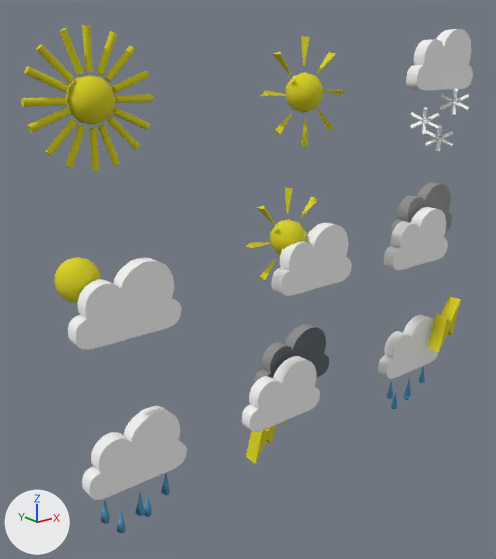
What one commit did to the glTF model snow.glb.
Camera for both pictures: a 50 mm camera at (-75.1, -200.8, 132.7) aimed at (21.4, -80.3, 84.5). The axes (+X, +Y, +Z) are drawn at lower left. The lights are the same throughout. Where no turn or scale is listed for an object, it has been applied to the vertices.

Objects in the first picture: 'cloud_cloud_0', 'cloudly_cloudly_0', 'lighting_lighting_0', 'rain_lighting_rain&lighting_0', 'rain_rain_0', 'snow_snow_0', 'sun_2_sun_2.3_0', 'sun_3_sun_3_0', 'sun_cloud_sun&cloud_0', 'sun_sun.1_0'.
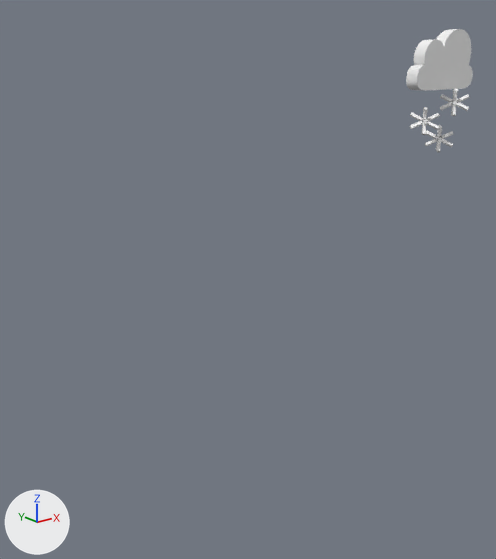
The newer file is also turned or shifted as a whole; pictures and numbers use the older file's frame.

Diff of the bpy script that builds the scene:
```diff
--- a/snow.glb.py
+++ b/snow.glb.py
@@ ob_cloud_cloud_0 @@
-ob_cloud_cloud_0 = bpy.data.objects.new('cloud_cloud_0', me_cloud_cloud_0)
-ob_cloud_cloud_0.location = (-16.3, -89.0, 89.9)
@@ ob_cloudly_cloudly_0 @@
-ob_cloudly_cloudly_0 = bpy.data.objects.new('cloudly_cloudly_0', me_cloudly_cloudly_0)
-ob_cloudly_cloudly_0.location = (75.7, -86.7, 91.4)
@@ ob_lighting_lighting_0 @@
-ob_lighting_lighting_0 = bpy.data.objects.new('lighting_lighting_0', me_lighting_lighting_0)
-ob_lighting_lighting_0.location = (30.1, -84.2, 58.6)
@@ ob_rain_rain_0 @@
-ob_rain_rain_0 = bpy.data.objects.new('rain_rain_0', me_rain_rain_0)
-ob_rain_rain_0.location = (-15.9, -88.9, 55.2)
@@ ob_rain_lighting_rain_lighting_0 @@
-ob_rain_lighting_rain_lighting_0 = bpy.data.objects.new('rain_lighting_rain&lighting_0', me_rain_lighting_rain_lighting_0)
-ob_rain_lighting_rain_lighting_0.location = (72.7, -89.1, 55.6)
@@ ob_sun_sun_1_0 @@
-ob_sun_sun_1_0 = bpy.data.objects.new('sun_sun.1_0', me_sun_sun_1_0)
-ob_sun_sun_1_0.location = (-18.3, -85.6, 135.3)
@@ ob_sun_2_sun_2_3_0 @@
-ob_sun_2_sun_2_3_0 = bpy.data.objects.new('sun_2_sun_2.3_0', me_sun_2_sun_2_3_0)
-ob_sun_2_sun_2_3_0.location = (33.2, -85.6, 135.3)
@@ ob_sun_3_sun_3_0 @@
-ob_sun_3_sun_3_0 = bpy.data.objects.new('sun_3_sun_3_0', me_sun_3_sun_3_0)
-ob_sun_3_sun_3_0.location = (-22.1, -82.8, 93.4)
@@ ob_sun_cloud_sun_cloud_0 @@
-ob_sun_cloud_sun_cloud_0 = bpy.data.objects.new('sun_cloud_sun&cloud_0', me_sun_cloud_sun_cloud_0)
-ob_sun_cloud_sun_cloud_0.location = (29.1, -85.6, 102.9)
```

What differs and where, as boxes [x1, y1, x2, y2] in the pictures (496 x 559 px):
'sun_sun.1_0', deleted (yellow): before [21, 25, 154, 171]
'cloud_cloud_0', deleted: before [68, 257, 181, 349]
'rain_rain_0', deleted: before [82, 406, 187, 533]
'lighting_lighting_0', deleted: before [242, 324, 329, 463]
'sun_cloud_sun&cloud_0', deleted: before [246, 187, 352, 296]
'cloudly_cloudly_0', deleted: before [384, 182, 452, 270]
'rain_lighting_rain&lighting_0', deleted: before [378, 296, 461, 409]
'sun_2_sun_2.3_0', deleted (yellow): before [261, 36, 345, 147]
'sun_3_sun_3_0', deleted (yellow): before [54, 257, 101, 303]
